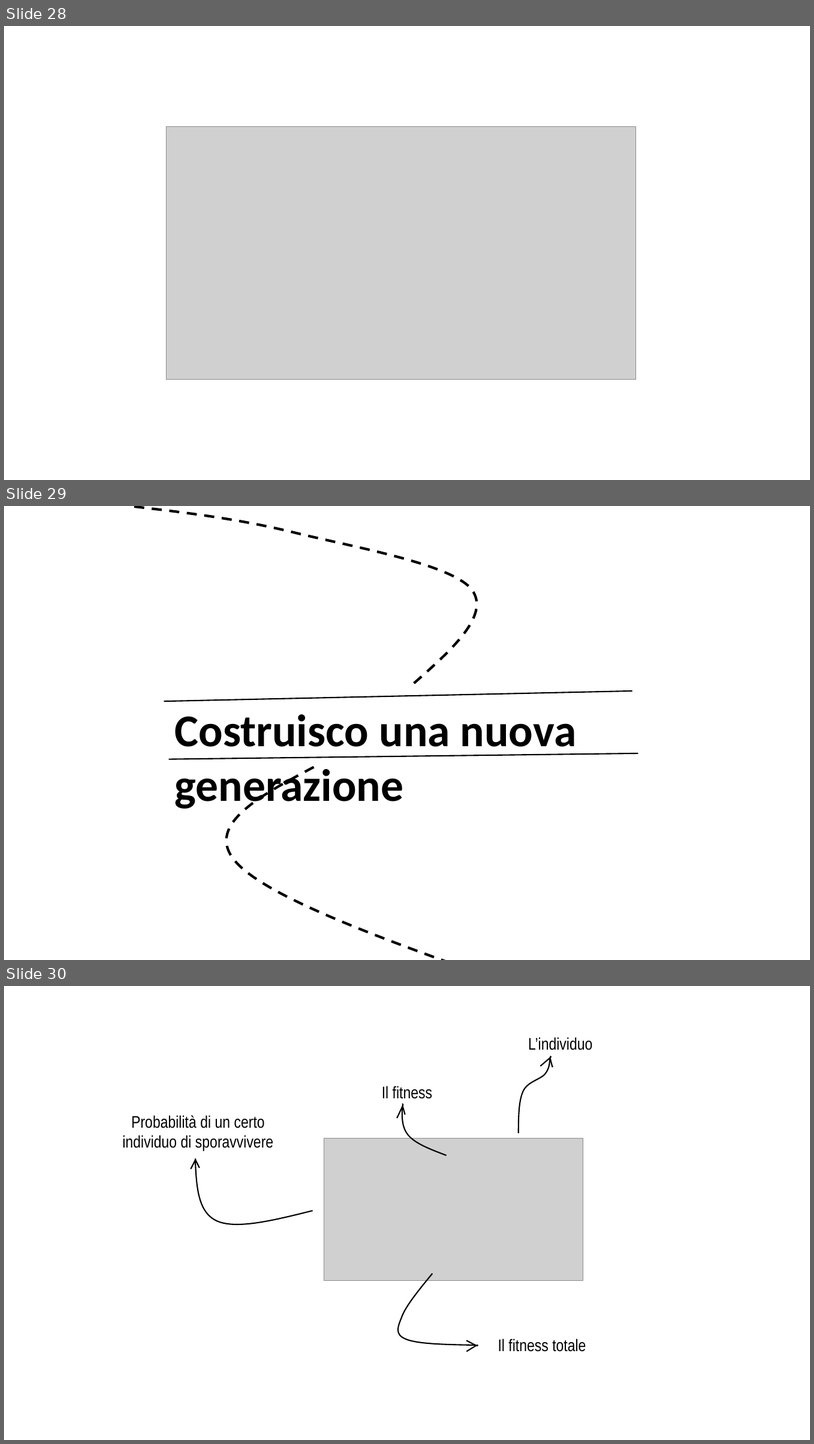
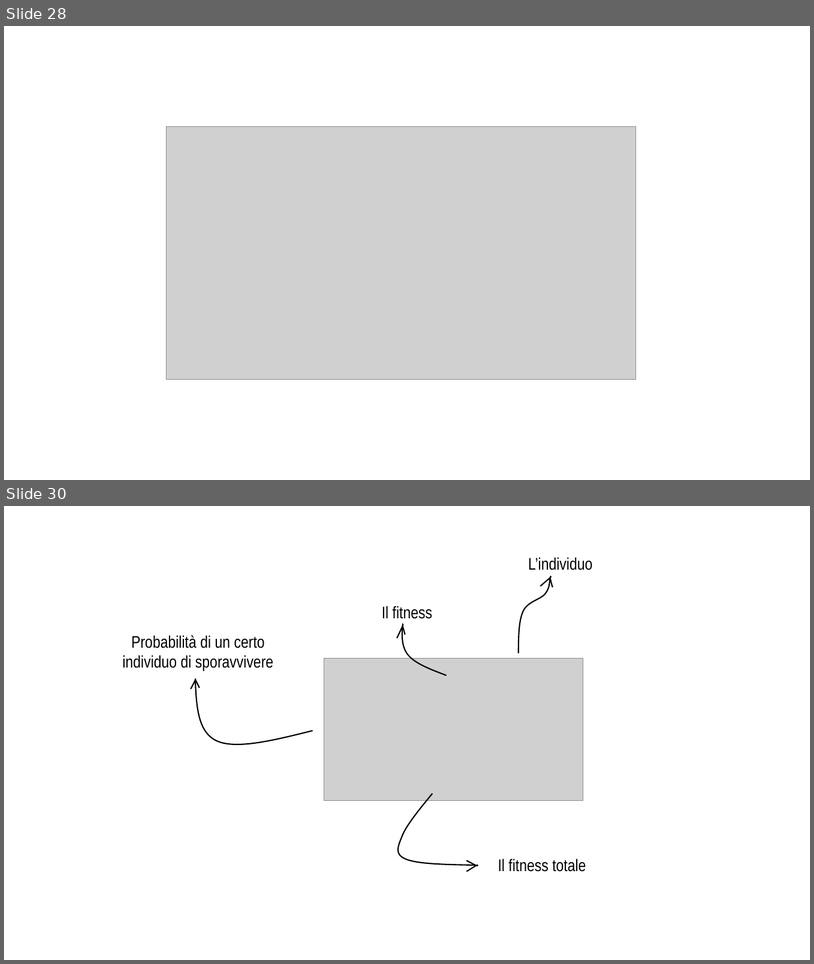
Before and after one commit to Teiolass/tesina, a slide deck: Presentazioni/Algoritmi genetici.pptx. Shown one above the other, each under a label of ours: slides 28, 29 and 30 before the commit, slides 28 and 30 after it; the slides between them are not shown. The pictures are 814x1444 and 814x964 pixels, drawn with LibreOffice and Linux fonts; fonts in the diff are those of the drawing; grey boxes stand for pictures. Boxes give left, top, right and bottom in pixels: in the first picture for what was removed or moved away, otherwise in the second. Text is boxed around its words. In the diff, an @@ line names an element or a change of style, - is before the commit and + after.

```diff
--- a/Presentazioni/Algoritmi genetici.pptx
+++ b/Presentazioni/Algoritmi genetici.pptx
@@ slide 29 removed at (4,506,810,960), background #FFFFFF @@
@@ freeform shape removed at (134,507,477,687) @@
@@ line removed from (164, 702) to (633, 691) @@
@@ text removed at (175,714,576,810) @@
-Costruisco una nuova generazione
@@ line removed from (168, 759) to (639, 753) @@
@@ freeform shape removed at (227,767,522,960) @@
```
Also in this commit, not shown: 8 slides changed, 2 slides added, 1 other slide removed, 2 other files.
